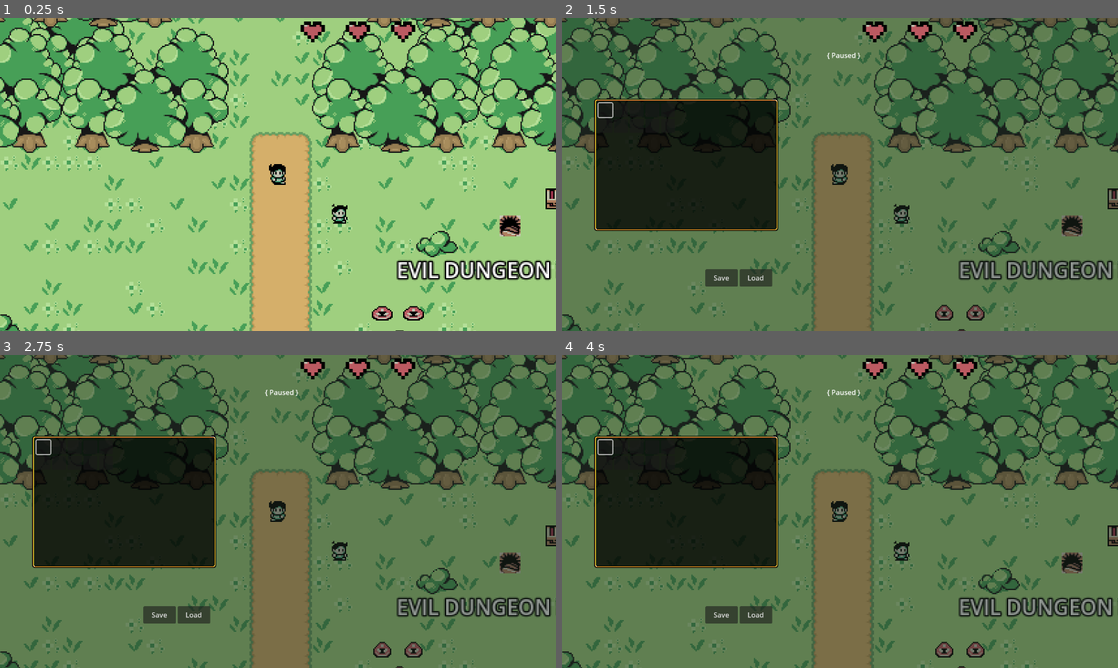
Above: before the commit, frames 1-4 (two rows, left to right).
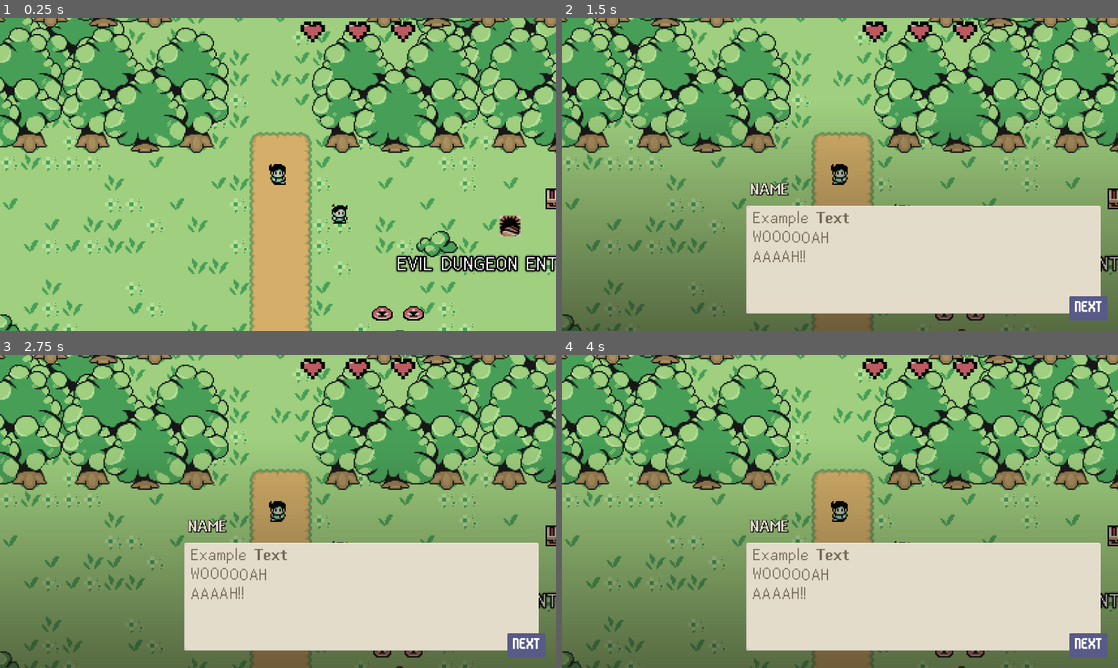
Above: after the commit, the same moments.

Repository: wilsonfish125/16bitroguelike
Game: Godot game, scene res://Levels/Pegasus Island/testnewtilemap.tscn
Same seed, same stepped clock (60 frames per second), same inputs: the game is played once before the commit and once after it. Sound files missing from this copy of the repository are replaced by a short silence.
Inputs (mouse positions are in pixels of both pictures, inside the frame that each line leads up to):
- Up to frame 1 (0.25 s): no input
- Up to frame 2 (1.5 s): hold Right (ui_right) 0.53-1.25 s; hold P (test, bound only after the commit) 0.53-1.25 s; click (606, 108) at 1.27 s
- Up to frame 3 (2.75 s): click (61, 445) at 2.02 s
- Up to frame 4 (4 s): click (634, 445) at 2.77 s; click (650, 445) at 3.52 s

The runs differ from the first frame. In frame 1, 1.9% of the frame differs, in the area x 71-100%, y 75-84%; in frame 2, 80%; in frame 3, 80%, in the area x 0-100%, y 0-97%; in frame 4, 80%.

Commit message:
Dialogue system work begins
Can be activated by pressing p right now but want to hook up to interactable system already in place

Diff:
--- /dev/null
+++ b/GUI/DialogueSystem/Scripts/dialogueSystem.gd
@@ -0,0 +1,38 @@
+@tool
+@icon( "res://NPC/Icons/star_bubble.svg" )
+class_name DialogueSystemNode extends CanvasLayer #referenced in global script as DialogueSystem so we dont wanna confuse class names
+
+
+var isActive : bool = false
+
+@onready var dialogue_ui : Control = $DialogueUI
+
+
+func _ready() -> void:
+	if Engine.is_editor_hint():
+		if get_viewport() is Window: #program will crash without this
+			get_parent().remove_child( self )
+			return
+		return
+	hideDialogue()
+
+func _unhandled_input( event : InputEvent ) -> void:
+	#if isActive == false:
+		#return
+	if event.is_action_pressed( "test" ):
+		if isActive == false:
+			showDialogue()
+		else:
+			hideDialogue()
+
+func showDialogue() -> void:
+	isActive = true
+	dialogue_ui.visible = true
+	dialogue_ui.process_mode = Node.PROCESS_MODE_ALWAYS
+	get_tree().paused = true
+
+func hideDialogue() -> void:
+	isActive = false
+	dialogue_ui.visible = false
+	dialogue_ui.process_mode = Node.PROCESS_MODE_DISABLED #Disabling the DIALOGUE UI NODE not the root node
+	get_tree().paused = false
--- /dev/null
+++ b/GUI/DialogueSystem/dialogueSystem.tscn
@@ -0,0 +1,175 @@
+[gd_scene load_steps=14 format=3 uid="uid://d36l7keq0j2v"]
+
+[ext_resource type="Script" path="res://GUI/DialogueSystem/Scripts/dialogueSystem.gd" id="1_kw4ey"]
+[ext_resource type="Texture2D" uid="uid://dma5h7fdlohxx" path="res://GUI/DialogueSystem/text-bubble.png" id="2_173aa"]
+[ext_resource type="FontFile" uid="uid://boutykjiyabgq" path="res://GUI/Fonts/Abaddon Light.ttf" id="3_fiuji"]
+[ext_resource type="FontFile" uid="uid://8c0v8ui2crtu" path="res://GUI/Fonts/Abaddon Bold.ttf" id="4_ubga4"]
+[ext_resource type="FontFile" uid="uid://hfgmnua5imtm" path="res://GUI/Fonts/m6x11.ttf" id="5_nldyi"]
+
+[sub_resource type="Gradient" id="Gradient_vnwbh"]
+offsets = PackedFloat32Array(0, 0.99435)
+colors = PackedColorArray(1, 1, 1, 1, 1, 1, 1, 0)
+
+[sub_resource type="GradientTexture2D" id="GradientTexture2D_o5ckd"]
+gradient = SubResource("Gradient_vnwbh")
+fill_from = Vector2(0, 1)
+fill_to = Vector2(0, 0)
+
+[sub_resource type="StyleBoxTexture" id="StyleBoxTexture_3wnq5"]
+content_margin_left = 14.0
+content_margin_top = 10.0
+content_margin_right = 14.0
+content_margin_bottom = 10.0
+texture = ExtResource("2_173aa")
+texture_margin_left = 16.0
+texture_margin_top = 16.0
+texture_margin_right = 16.0
+texture_margin_bottom = 16.0
+
+[sub_resource type="ImageTexture" id="ImageTexture_niw0o"]
+
+[sub_resource type="StyleBoxFlat" id="StyleBoxFlat_84eqh"]
+content_margin_left = 5.0
+content_margin_top = 0.0
+content_margin_right = 3.0
+content_margin_bottom = 1.0
+bg_color = Color(1, 1, 1, 1)
+corner_radius_top_left = 3
+corner_radius_top_right = 3
+corner_radius_bottom_right = 3
+corner_radius_bottom_left = 3
+
+[sub_resource type="Animation" id="Animation_wcvq4"]
+resource_name = "default"
+loop_mode = 1
+tracks/0/type = "value"
+tracks/0/imported = false
+tracks/0/enabled = true
+tracks/0/path = NodePath(".:modulate")
+tracks/0/interp = 1
+tracks/0/loop_wrap = true
+tracks/0/keys = {
+"times": PackedFloat32Array(0, 0.3, 1),
+"transitions": PackedFloat32Array(1, 1, 1),
+"update": 0,
+"values": [Color(1, 1, 1, 1), Color(1.2, 1.4, 1.5, 1), Color(1, 1, 1, 1)]
+}
+
+[sub_resource type="Animation" id="Animation_0iw6f"]
+length = 0.001
+tracks/0/type = "value"
+tracks/0/imported = false
+tracks/0/enabled = true
+tracks/0/path = NodePath(".:modulate")
+tracks/0/interp = 1
+tracks/0/loop_wrap = true
+tracks/0/keys = {
+"times": PackedFloat32Array(0),
+"transitions": PackedFloat32Array(1),
+"update": 0,
+"values": [Color(1, 1, 1, 1)]
+}
+
+[sub_resource type="AnimationLibrary" id="AnimationLibrary_3b6hk"]
+_data = {
+"RESET": SubResource("Animation_0iw6f"),
+"default": SubResource("Animation_wcvq4")
+}
+
+[node name="DialogueSystem" type="CanvasLayer"]
+process_mode = 3
+layer = 0
+script = ExtResource("1_kw4ey")
+
+[node name="DialogueUI" type="Control" parent="."]
+layout_mode = 3
+anchors_preset = 15
+anchor_right = 1.0
+anchor_bottom = 1.0
+grow_horizontal = 2
+grow_vertical = 2
+
+[node name="TextureRect" type="TextureRect" parent="DialogueUI"]
+modulate = Color(0.132, 0.118, 0.079, 0.568)
+layout_mode = 1
+anchors_preset = 12
+anchor_top = 1.0
+anchor_right = 1.0
+anchor_bottom = 1.0
+offset_top = -536.0
+grow_horizontal = 2
+grow_vertical = 0
+texture = SubResource("GradientTexture2D_o5ckd")
+
+[node name="PanelContainer" type="PanelContainer" parent="DialogueUI"]
+layout_mode = 1
+anchors_preset = 3
+anchor_left = 1.0
+anchor_top = 1.0
+anchor_right = 1.0
+anchor_bottom = 1.0
+offset_left = -856.0
+offset_top = -288.0
+offset_right = -40.0
+offset_bottom = -40.0
+grow_horizontal = 0
+grow_vertical = 0
+theme_override_styles/panel = SubResource("StyleBoxTexture_3wnq5")
+
+[node name="RichTextLabel" type="RichTextLabel" parent="DialogueUI/PanelContainer"]
+layout_mode = 2
+theme_override_colors/default_color = Color(0.439216, 0.396078, 0.321569, 1)
+theme_override_fonts/normal_font = ExtResource("3_fiuji")
+theme_override_fonts/bold_font = ExtResource("4_ubga4")
+theme_override_font_sizes/normal_font_size = 40
+theme_override_font_sizes/bold_font_size = 40
+bbcode_enabled = true
+text = "Example [b]Text[/b]
+[wave]WOOOOOAH[/wave]
+[shake]AAAAH!![/shake]"
+scroll_active = false
+
+[node name="NameLabel" type="Label" parent="DialogueUI"]
+layout_mode = 0
+offset_left = 432.0
+offset_top = 376.0
+offset_right = 928.0
+offset_bottom = 429.0
+theme_override_colors/font_color = Color(0.901961, 0.870588, 0.811765, 1)
+theme_override_colors/font_shadow_color = Color(0, 0, 0, 1)
+theme_override_constants/outline_size = 4
+theme_override_constants/shadow_outline_size = 5
+theme_override_fonts/font = ExtResource("4_ubga4")
+theme_override_font_sizes/font_size = 40
+text = "NAME"
+
+[node name="PortraitSprite" type="Sprite2D" parent="DialogueUI"]
+position = Vector2(35.045, 421.05)
+scale = Vector2(72, 40)
+texture = SubResource("ImageTexture_niw0o")
+
+[node name="Timer" type="Timer" parent="DialogueUI"]
+
+[node name="AudioStreamPlayer" type="AudioStreamPlayer" parent="DialogueUI"]
+
+[node name="DialogueProgressIndicator" type="PanelContainer" parent="DialogueUI"]
+self_modulate = Color(0.346976, 0.355272, 0.530482, 1)
+layout_mode = 0
+offset_left = 1168.0
+offset_top = 640.0
+offset_right = 1256.0
+offset_bottom = 696.0
+theme_override_styles/panel = SubResource("StyleBoxFlat_84eqh")
+
+[node name="Label" type="Label" parent="DialogueUI/DialogueProgressIndicator"]
+layout_mode = 2
+theme_override_fonts/font = ExtResource("5_nldyi")
+theme_override_font_sizes/font_size = 35
+text = "NEXT"
+horizontal_alignment = 1
+vertical_alignment = 1
+
+[node name="AnimationPlayer" type="AnimationPlayer" parent="DialogueUI/DialogueProgressIndicator"]
+libraries = {
+"": SubResource("AnimationLibrary_3b6hk")
+}
--- a/project.godot
+++ b/project.godot
@@ -24,6 +24,7 @@
 SceneTransition="*res://GUI/SceneTransition/sceneTransition.tscn"
 SaveManager="*res://00Global/globalSaveManager.gd"
 PauseMenu="*res://GUI/PauseMenu/pauseMenu.tscn"
+DialogueSystem="*res://GUI/DialogueSystem/dialogueSystem.tscn"
 
 [display]
 
@@ -45,6 +46,10 @@
 "res://Resources/": "blue"
 }
 
+[gui]
+
+theme/custom_font="res://GUI/Fonts/Abaddon Light.ttf"
+
 [input]
 
 attack={
@@ -56,7 +61,6 @@
 pause={
 "deadzone": 0.5,
 "events": [Object(InputEventKey,"resource_local_to_scene":false,"resource_name":"","device":-1,"window_id":0,"alt_press …(195 unchanged characters)…
-, Object(InputEventKey,"resource_local_to_scene":false,"resource_name":"","device":-1,"window_id":0,"alt_pressed":false,"shift_pressed":false,"ctrl_pressed":false,"meta_pressed":false,"pressed":false,"keycode":0,"physical_keycode":80,"key_label":0,"unicode":112,"location":0,"echo":false,"script":null)
 ]
 }
 interact={
@@ -67,6 +71,11 @@
 ability={
 "deadzone": 0.5,
 "events": [Object(InputEventKey,"resource_local_to_scene":false,"resource_name":"","device":-1,"window_id":0,"alt_press …(191 unchanged characters)…
+]
+}
+test={
+"deadzone": 0.5,
+"events": [Object(InputEventKey,"resource_local_to_scene":false,"resource_name":"","device":-1,"window_id":0,"alt_pressed":false,"shift_pressed":false,"ctrl_pressed":false,"meta_pressed":false,"pressed":false,"keycode":0,"physical_keycode":80,"key_label":0,"unicode":112,"location":0,"echo":false,"script":null)
 ]
 }
 
Binary file added: GUI/DialogueSystem/dialog_interactable.png
Not shown, added: GUI/DialogueSystem/dialog_interactable.png.import
Binary file added: GUI/DialogueSystem/text-bubble.png
Not shown, added: GUI/DialogueSystem/text-bubble.png.import
Binary file added: GUI/Fonts/Abaddon Bold.ttf
Not shown, added: GUI/Fonts/Abaddon Bold.ttf.import
Binary file added: GUI/Fonts/Abaddon Light.ttf
Not shown, added: GUI/Fonts/Abaddon Light.ttf.import
Binary file added: GUI/Fonts/m6x11.ttf
Not shown, added: GUI/Fonts/m6x11.ttf.import
Binary file added: GUI/Fonts/m6x11plus.ttf
Not shown, added: GUI/Fonts/m6x11plus.ttf.import
